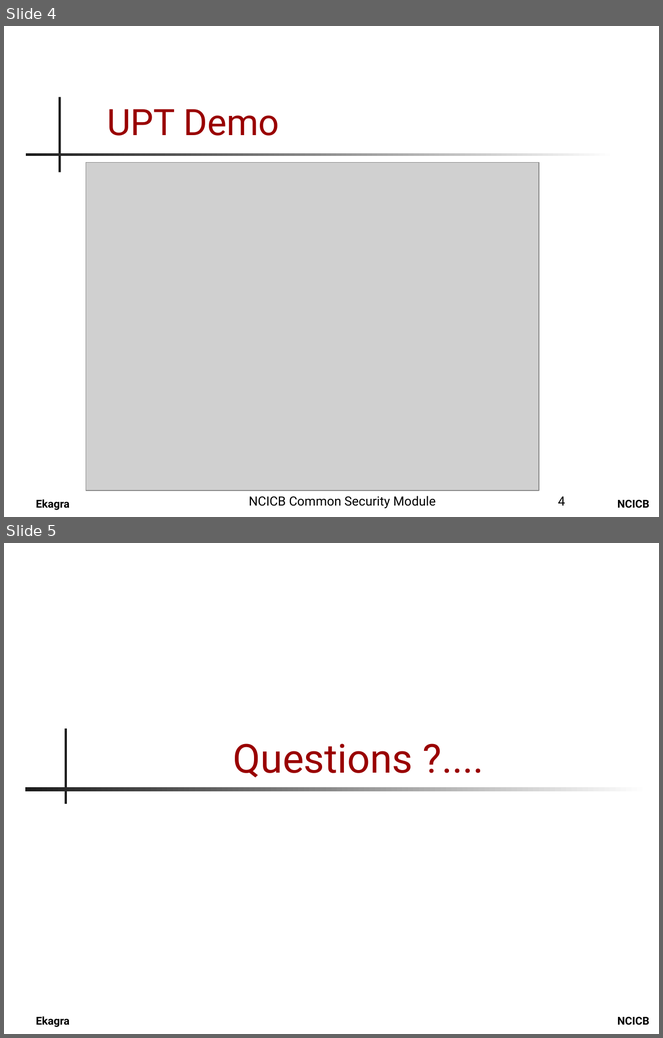
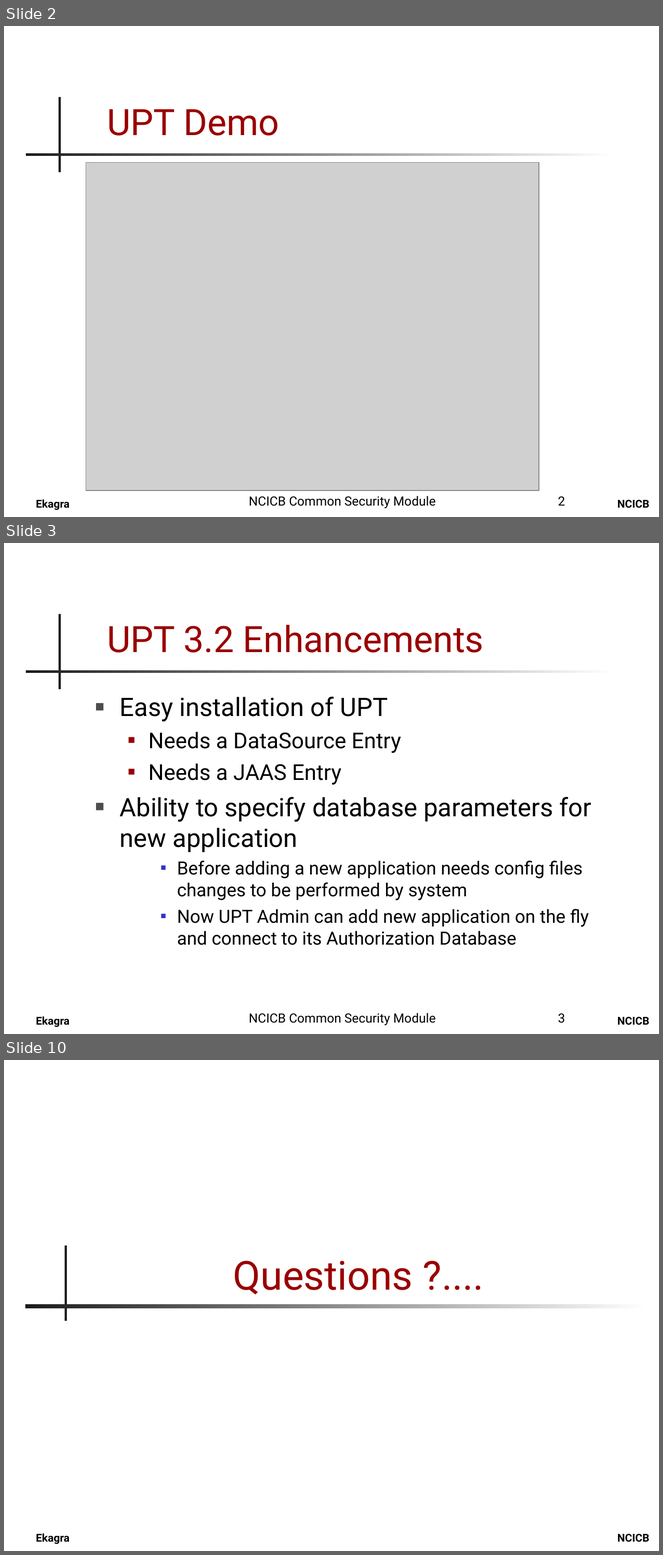
Before and after one commit to CBIIT/common-security-module-docs, a slide deck: Presentations/CSM_UPT_32_Presentation.ppt. Shown one above the other, each under a label of ours: slides 4 and 5 before the commit, slides 2, 3 and 10 after it; the slides between them are not shown. The pictures are 663x1038 and 663x1555 pixels, drawn with LibreOffice and Linux fonts; fonts in the diff are those of the drawing; grey boxes stand for pictures; background and template pictures are left out. Boxes give left, top, right and bottom in pixels: in the first picture for what was removed or moved away, otherwise in the second. Text is boxed around its words. In the diff, an @@ line names an element or a change of style, - is before the commit and + after.

```diff
--- a/Presentations/CSM_UPT_32_Presentation.ppt
+++ b/Presentations/CSM_UPT_32_Presentation.ppt
@@ slide 3 added at (x1=4, y1=543, x2=659, y2=1034), background #FFFFFF; not listed: 4 template elements that a slide beside it also shows @@
@@ title added at (x1=107, y1=625, x2=484, y2=653), 40 pt, text #990000 @@
+UPT 3.2 Enhancements
@@ text added at (x1=120, y1=696, x2=591, y2=945), 20 pt, text #000000 @@
+■ Easy installation of UPT
+  ■ Needs a DataSource Entry
+  ■ Needs a JAAS Entry
+■ Ability to specify database parameters for new application
+    ■ Before adding a new application needs config files changes to be performed by system
+    ■ Now UPT Admin can add new application on the fly and connect to its Authorization Database
@@ text added at (x1=249, y1=1013, x2=436, y2=1026), 14 pt, text #000000 @@
+NCICB Common Security Module
@@ page number added at (x1=558, y1=1014, x2=566, y2=1023), 14 pt, text #000000 @@
+3
@@ what was slide 4 is now slide 2 @@
@@ page number at (x1=558, y1=497, x2=566, y2=506): text changed @@
-4
+2
@@ what was slide 5 is now slide 10 @@
```
Also in this commit, not shown: 3 slides changed, 4 other slides added.
